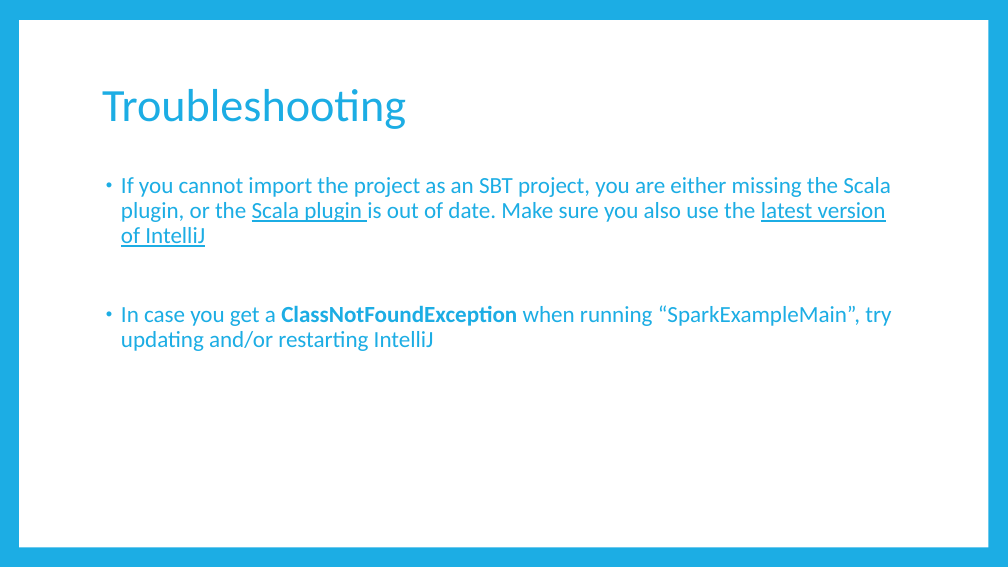
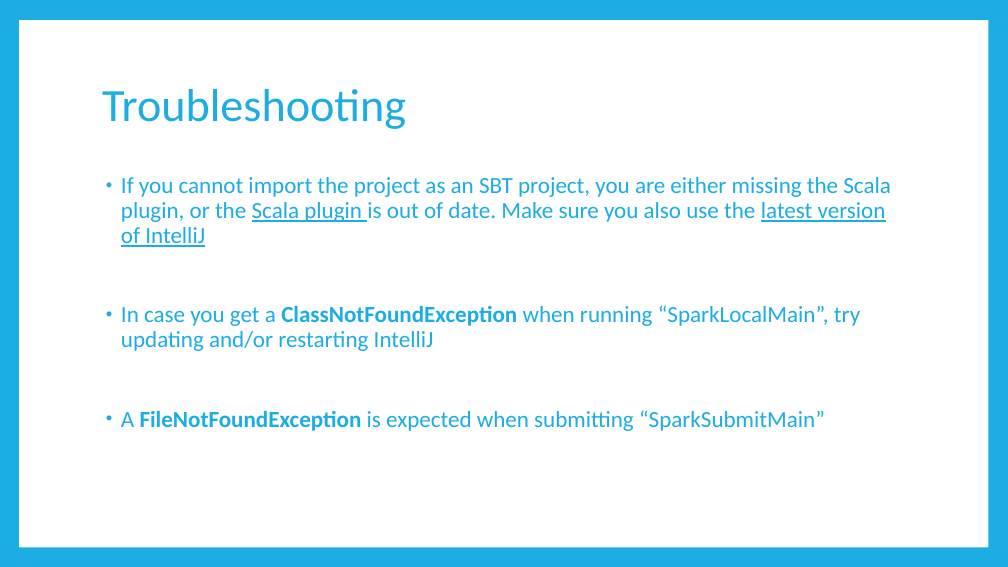
Before and after one commit to BrianSetz/spark-bootcamp, a slide deck: slide 18 of slides/Apache Spark Bootcamp.pptx (slide 14 before the commit). Drawn at 1008x567 pixels with LibreOffice and Linux fonts; fonts in the diff are those of the drawing. Boxes give left, top, right and bottom in pixels: in the first picture for what was removed or moved away, otherwise in the second. Text is boxed around its words. In the diff, an @@ line names an element or a change of style, - is before the commit and + after.

```diff
--- a/slides/Apache Spark Bootcamp.pptx
+++ b/slides/Apache Spark Bootcamp.pptx
@@ text at (121, 305, 860, 431): text changed @@
-• In case you get a ClassNotFoundException when running “SparkExampleMain”, try updating and/or restarting IntelliJ
+• In case you get a ClassNotFoundException when running “SparkLocalMain”, try updating and/or restarting IntelliJ
+• A FileNotFoundException is expected when submitting “SparkSubmitMain”
```
Also in this commit, not shown: 8 other slides changed, 5 slides added, 2 other files.
